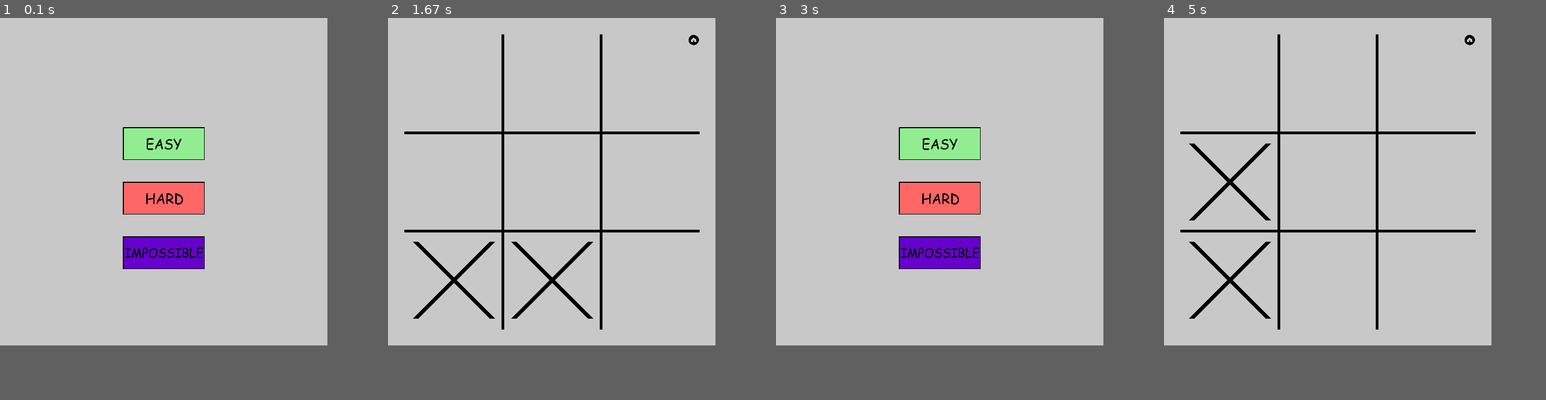
Above: before the commit, frames 1-4 (left to right).
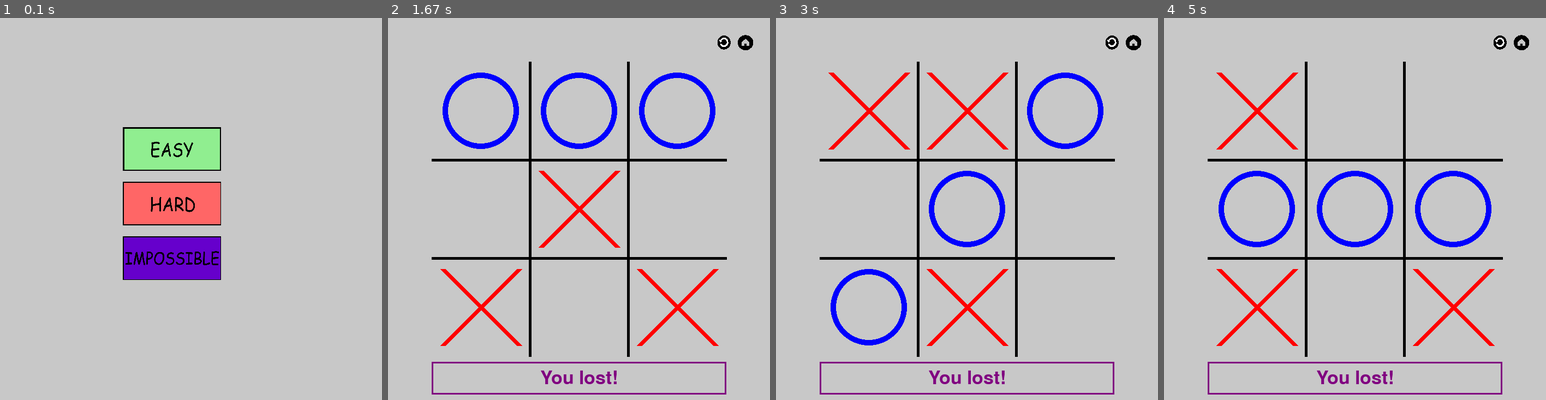
Above: after the commit, the same moments.

Repository: BBinoy06/tictactoe-pygame
Game: pygame game, started from testcode.py
Two runs of this game, one before a commit and one after it. Both use one fixed random seed, a clock stepped at 60 frames per second and the inputs below.
Inputs (mouse positions are in pixels of both pictures, inside the frame that each line leads up to):
- Up to frame 1 (0.1 s): no input
- Up to frame 2 (1.67 s): click (579, 209) at 0.38 s; click (582, 235) at 0.72 s; click (460, 296) at 1.05 s; click (720, 342) at 1.38 s
- Up to frame 3 (3 s): click (1112, 40) at 1.72 s; click (947, 308) at 2.05 s; click (955, 144) at 2.38 s; click (913, 128) at 2.72 s
- Up to frame 4 (5 s): click (1523, 40) at 3.55 s; click (1335, 258) at 3.88 s; click (1244, 136) at 4.22 s; click (1263, 277) at 4.55 s; click (1492, 296) at 4.88 s
In our replay, the window is 600x600 before the commit and 700x700 after it. These sizes can differ from the game's own. Grey fills any space a smaller window leaves; there, only what the larger window draws over its background counts as a difference.

The runs differ from the first frame. In frame 1, 4.3% of the frame differs, in the area x 32-58%, y 28-69%; in frame 2, 10%; in frame 3, 12%, in the area x 11-96%, y 4-99%; in frame 4, 10%.

Commit message:
Update full, re ordering code so more readable, made the code so that the console verison was integrated, added reset, home button and minimax etc"

Diff:
--- a/main.py
+++ b/main.py
@@ -2,44 +2,164 @@
 import sys
 import random
 
+
+class Computer:
+    def __init__(self, mark, difficulty="easy"):
+        self.mark = mark
+        self.difficulty = difficulty
+        self.opponent = "X" if self.mark == "O" else "O"
+
+    def evaluate(self, board, noMoves):
+        winner = board.check_win()
+        if winner == self.mark:
+            return 10 - noMoves
+        elif winner == self.opponent:
+            return -10 + noMoves
+        return 0
+
+    def minimax(self, board, noMoves, MaxOrMin):
+        score = self.evaluate(board, noMoves)
+        if score != 0:
+            return score
+        if board.is_full():
+            return 0
+
+        if MaxOrMin:
+            best = -float('inf')
+            for r in range(3):
+                for c in range(3):
+                    if board.grid[r][c] == " ":
+                        board.grid[r][c] = self.mark
+                        val = self.minimax(board, noMoves + 1, False)
+                        board.grid[r][c] = " "
+                        best = max(best, val)
+            return best
+        else:
+            best = float('inf')
+            for r in range(3):
+                for c in range(3):
+                    if board.grid[r][c] == " ":
+                        board.grid[r][c] = self.opponent
+                        val = self.minimax(board, noMoves + 1, True)
+                        board.grid[r][c] = " "
+                        best = min(best, val)
+            return best
+
+    def find_best_move(self, board):
+        empty_cells = [(r, c) for r in range(3) for c in range(3) if board.grid[r][c] == " "]
+        best_score = -float('inf')
+        best_moves = []
+
+        for r, c in empty_cells:
+            board.grid[r][c] = self.mark
+            score = self.minimax(board, 0, False)
+            board.grid[r][c] = " "
+
+            if score > best_score:
+                best_score = score
+                best_moves = [(r, c)]
+            elif score == best_score:
+                best_moves.append((r, c))
+
+        return random.choice(best_moves) if best_moves else random.choice(empty_cells)
+
+    def get_move(self, board):
+        empty_cells = [(r, c) for r in range(3) for c in range(3) if board.grid[r][c] == " "]
+
+        if self.difficulty == "easy":
+            return random.choice(empty_cells)
+
+        if self.difficulty == "medium":
+
+            for (r, c) in empty_cells:
+                board.grid[r][c] = self.mark
+                if board.check_win() == self.mark:
+                    board.grid[r][c] = " "
+                    return r, c
+                board.grid[r][c] = " "
+
+
+            for (r, c) in empty_cells:
+                board.grid[r][c] = self.opponent
+                if board.check_win() == self.opponent:
+                    board.grid[r][c] = " "
+                    return r, c
+                board.grid[r][c] = " "
+
+            return random.choice(empty_cells)
+
+        if self.difficulty == "hard":
+            return self.find_best_move(board)
+
+class BoardWrapper:
+    def __init__(self, grid):
+        self.grid = grid
+
+    def check_win(self):
+        for row in self.grid:
+            if row[0] == row[1] == row[2] != " ":
+                return row[0]
+        for col in range(3):
+            if self.grid[0][col] == self.grid[1][col] == self.grid[2][col] != " ":
+                return self.grid[0][col]
+        if self.grid[0][0] == self.grid[1][1] == self.grid[2][2] != " ":
+            return self.grid[0][0]
+        if self.grid[0][2] == self.grid[1][1] == self.grid[2][0] != " ":
+            return self.grid[0][2]
+        return None
+
+    def is_full(self):
+        for row in self.grid:
+            for cell in row:
+                if cell == " ":
+                    return False
+        return True
+
 pygame.init()
 
-WINDOW_SIZE = 600
+WINDOW_SIZE = 700
 BOARD_SIZE = 540
 CELL_SIZE = 180
 
 screen = pygame.display.set_mode((WINDOW_SIZE, WINDOW_SIZE))
 pygame.display.set_caption("Tic Tac Toe")
-running = True
 
 board = [[" " for _ in range(3)] for _ in range(3)]
 current_player = "X"
 
-
-# images
+# Images
 easy_img = pygame.image.load("EasyBtn.png").convert_alpha()
 hard_img = pygame.image.load("HardBtn.png").convert_alpha()
 impossible_img = pygame.image.load("ImpossibleBtn.png").convert_alpha()
 home_img = pygame.image.load("HomeButton.png").convert_alpha()
 
-# change the size of buttons
-easy_img = pygame.transform.scale(easy_img, (150, 60))
-hard_img = pygame.transform.scale(hard_img, (150, 60))
-impossible_img = pygame.transform.scale(impossible_img, (150, 60))
-home_img = pygame.transform.scale(home_img, (20, 20))
-
-# positions
+
+easy_img = pygame.transform.scale(easy_img, (180, 80))
+hard_img = pygame.transform.scale(hard_img, (180, 80))
+impossible_img = pygame.transform.scale(impossible_img, (180, 80))
+home_img = pygame.transform.scale(home_img, (30, 30))
+
+
 easy_rect = easy_img.get_rect(topleft=(225, 200))
 hard_rect = hard_img.get_rect(topleft=(225, 300))
 impossible_rect = impossible_img.get_rect(topleft=(225, 400))
 home_rect = home_img.get_rect(topright=(WINDOW_SIZE - 30, 30))
 
-# colours
+
 BLACK = (0, 0, 0)
 GREY = (200, 200, 200)
+RED = (255, 0, 0)
+BLUE = (0, 0, 255)
+PURPLE = (128, 0, 128)
 
 xboard = (WINDOW_SIZE - BOARD_SIZE) // 2
 yboard = (WINDOW_SIZE - BOARD_SIZE) // 2
+
+gap = 10
+
+restart_img = pygame.image.load("RestartBtn.png").convert_alpha()
+restart_img = pygame.transform.scale(restart_img, (30, 30))
+restart_rect = restart_img.get_rect(topright=(home_rect.left - gap, home_rect.top))
 
 def MenuButton():
     while True:
@@ -57,83 +177,52 @@
                 if easy_rect.collidepoint(event.pos):
                     return "easy"
                 elif hard_rect.collidepoint(event.pos):
+                    return "medium"
+                elif impossible_rect.collidepoint(event.pos):
                     return "hard"
-                elif impossible_rect.collidepoint(event.pos):
-                    return "impossible"
 
 def drawGrid():
     pygame.draw.rect(screen, GREY, (xboard, yboard, BOARD_SIZE, BOARD_SIZE))
-
-    for i in range (1,3):
+    for i in range(1, 3):
         pygame.draw.line(screen, BLACK, (xboard, yboard + i * CELL_SIZE), (xboard + BOARD_SIZE, yboard + i * CELL_SIZE), 5)
         pygame.draw.line(screen, BLACK, (xboard + i * CELL_SIZE, yboard), (xboard + i * CELL_SIZE, yboard + BOARD_SIZE), 5)
 
 def draw_mark(board):
-    if current_screen == "grid":
-        for r in range(3):
-            for c in range(3):
-                if board[r][c] == "X":
-                    pygame.draw.line(screen, BLACK,
-                        (xboard + c*CELL_SIZE + 20, yboard + r*CELL_SIZE + 20),
-                        (xboard + (c+1)*CELL_SIZE - 20, yboard + (r+1)*CELL_SIZE - 20), 10)
-                    pygame.draw.line(screen, BLACK,
-                        (xboard + (c+1)*CELL_SIZE - 20, yboard + r*CELL_SIZE + 20),
-                        (xboard + c*CELL_SIZE + 20, yboard + (r+1)*CELL_SIZE - 20), 10)
-                elif board[r][c] == "O":
-                    pygame.draw.circle(screen, BLACK,
-                        (xboard + c*CELL_SIZE + CELL_SIZE//2, yboard + r*CELL_SIZE + CELL_SIZE//2),
-                        CELL_SIZE//2 - 20, 10)
-
-def computer_move(difficulty):
-    empty_cells = [(r, c) for r in range(3) for c in range(3) if board[r][c] == " "]
-    if difficulty == "easy":
-        if empty_cells:
-            row, col = random.choice(empty_cells)
-            board[row][col] = "O"
-
-
-def switch_turn(turn):
-    if turn == "player":
-        return "computer"
-    else:
-        return "player"
-
-def check_win(board):
-        for row in board:
-            if row[0] == row[1] == row[2] != " ":
-                return row[0]
-
-        for col in range(3):
-            if board[0][col] == board[1][col] == board[2][col] != " ":
-                return board[0][col]
-
-        if board[0][0] == board[1][1] == board[2][2] != " ":
-            return board[0][0]
-
-        if board[0][2] == board[1][1] == board[2][0] != " ":
-            return board[0][2]
-
-        return None
-
-def is_full():
-        for row in board:
-            for cell in row:
-                if cell == " ":
-                    return False
-        return True
-
-def is_over():
-        if check_win() is not None:
-            return True
-        if is_full():
-            return True
-        return False
-
-
+    for r in range(3):
+        for c in range(3):
+            if board[r][c] == "X":
+                pygame.draw.line(screen, RED,
+                    (xboard + c*CELL_SIZE + 20, yboard + r*CELL_SIZE + 20),
+                    (xboard + (c+1)*CELL_SIZE - 20, yboard + (r+1)*CELL_SIZE - 20), 10)
+                pygame.draw.line(screen, RED,
+                    (xboard + (c+1)*CELL_SIZE - 20, yboard + r*CELL_SIZE + 20),
+                    (xboard + c*CELL_SIZE + 20, yboard + (r+1)*CELL_SIZE - 20), 10)
+            elif board[r][c] == "O":
+                pygame.draw.circle(screen, BLUE,
+                    (xboard + c*CELL_SIZE + CELL_SIZE//2, yboard + r*CELL_SIZE + CELL_SIZE//2),
+                    CELL_SIZE//2 - 20, 10)
+
+
+def computer_move():
+    wrapper = BoardWrapper(board)
+    row, col = computer.get_move(wrapper)
+    board[row][col] = "O"
+
+def game_over_result():
+    wrapper = BoardWrapper(board)
+    winner = wrapper.check_win()
+    if winner:
+        return winner
+    elif wrapper.is_full():
+        return "Draw"
+    return None
 
 
 current_screen = "menu"
 difficulty = None
+computer = None
+game_over = False
+winner_text = ""
 
 while True:
     screen.fill(GREY)
@@ -141,51 +230,75 @@
     if current_screen == "menu":
         difficulty = MenuButton()
         print("User selected:", difficulty)
+
+
+        computer = Computer("O", difficulty)
+
         current_screen = "grid"
-
         board = [[" " for _ in range(3)] for _ in range(3)]
         current_player = "X"
+        game_over = False
+        winner_text = ""
 
     elif current_screen == "grid":
         drawGrid()
         draw_mark(board)
         screen.blit(home_img, home_rect)
+        screen.blit(restart_img, restart_rect)
 
         for event in pygame.event.get():
             if event.type == pygame.QUIT:
                 pygame.quit()
                 sys.exit()
 
-            if event.type ==pygame.MOUSEBUTTONDOWN and event.button == 1:
+            if event.type == pygame.MOUSEBUTTONDOWN and event.button == 1:
                 if home_rect.collidepoint(event.pos):
                     current_screen = "menu"
-                else:
+                    game_over = False
+                    winner_text = ""
+
+                if restart_rect.collidepoint(event.pos):
+                    board = [[" " for _ in range(3)] for _ in range(3)]
+                    current_player = "X"
+                    game_over = False
+                    winner_text = ""
+                elif not game_over:
                     x, y = event.pos
-                    col = (x - xboard)// CELL_SIZE
-                    row =(y - yboard)// CELL_SIZE
-                    if 0 <=row < 3 and 0 <= col < 3:
-                        if board[row][col] == " " and current_player == "X":
-                            board[row][col] = "X"
-
-                            if check_win(board) == "X":
-                                print("Player wins!")
-                                current_screen = "menu"
-                            elif is_full():
-                                print("It's a draw!")
-                                current_screen = "menu"
-                            else:
-
-                                computer_move(difficulty)
-                                if check_win(board) == "O":
-                                    print("Computer wins!")
-                                    current_screen = "menu"
-                                elif is_full():
-                                    print("It's a draw!")
-                                    current_screen = "menu"
-
-
-                if difficulty == "easy":
-                    computer_move(difficulty)
-                    current_player = "X"
+                    col = (x - xboard) // CELL_SIZE
+                    row = (y - yboard) // CELL_SIZE
+
+                    if 0 <= row < 3 and 0 <= col < 3 and board[row][col] == " ":
+                        board[row][col] = "X"
+
+                        wrapper = BoardWrapper(board)
+                        winner = wrapper.check_win()
+                        if winner:
+                            game_over = True
+                            winner_text = "You won!" if winner == "X" else "You lost!"
+                        elif wrapper.is_full():
+                            game_over = True
+                            winner_text = "Draw!"
+                        else:
+
+                            row_c, col_c = computer.get_move(wrapper)
+                            board[row_c][col_c] = "O"
+
+                            winner = wrapper.check_win()
+                            if winner:
+                                game_over = True
+                                winner_text = "You won!" if winner == "X" else "You lost!"
+                            elif wrapper.is_full():
+                                game_over = True
+                                winner_text = "Draw!"
+
+
+        if game_over:
+            font = pygame.font.SysFont(None, 50)
+            overlay_rect = pygame.Rect(xboard, yboard + BOARD_SIZE + 10, BOARD_SIZE, 60)
+            pygame.draw.rect(screen, GREY, overlay_rect)
+            pygame.draw.rect(screen, PURPLE, overlay_rect, 3)
+            text_surface = font.render(winner_text, True, PURPLE)
+            text_rect = text_surface.get_rect(center=overlay_rect.center)
+            screen.blit(text_surface, text_rect)
 
     pygame.display.flip()
Not shown, changed: README.md
Binary file added: RestartBtn.png
